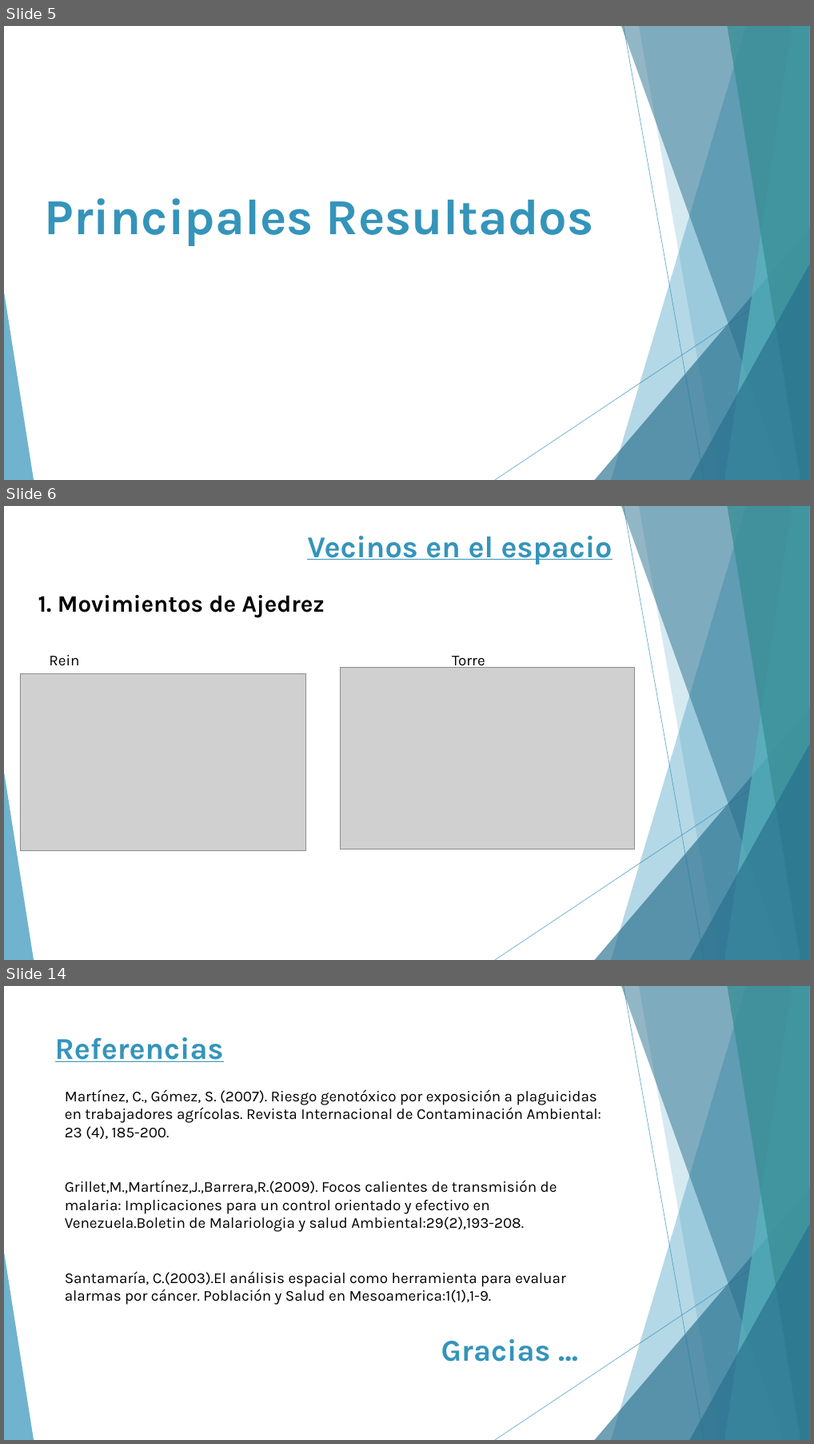
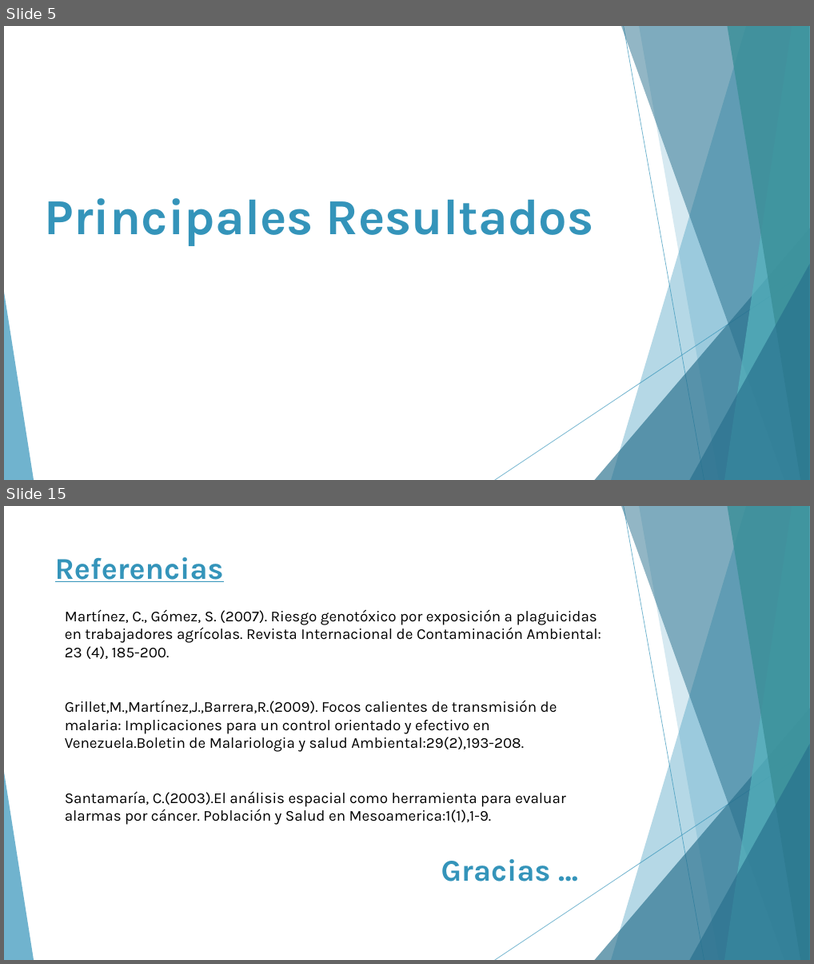
Before and after one commit to andresarguedas/Intoxicaciones-CR-2007-2014, a slide deck: Presentación - Intoxicaciones.pptx. Shown one above the other, each under a label of ours: slides 5, 6 and 14 before the commit, slides 5 and 15 after it; the slides between them are not shown. The pictures are 814x1444 and 814x964 pixels, drawn with LibreOffice and Linux fonts; fonts in the diff are those of the drawing; grey boxes stand for pictures. Boxes give left, top, right and bottom in pixels: in the first picture for what was removed or moved away, otherwise in the second. Text is boxed around its words. In the diff, an @@ line names an element or a change of style, - is before the commit and + after.

```diff
--- a/Presentación - Intoxicaciones.pptx
+++ b/Presentación - Intoxicaciones.pptx
@@ slide 6 removed at [4,506,810,960], background #FFFFFF; not listed: 10 template elements that a slide beside it also shows @@
@@ title removed at [307,536,613,564] @@
-Vecinos en el espacio
@@ text removed at [38,595,325,618] @@
-1. Movimientos de Ajedrez
@@ text removed at [43,648,93,672] @@
-Reina
@@ picture removed at [340,667,635,848] @@
@@ text removed at [452,656,486,670] @@
-Torre
@@ picture removed at [20,674,306,851] @@
@@ what was slide 14 is now slide 15 @@
```
Also in this commit, not shown: 1 slide changed, 9 slides added, 7 other slides removed, 4 other files.
